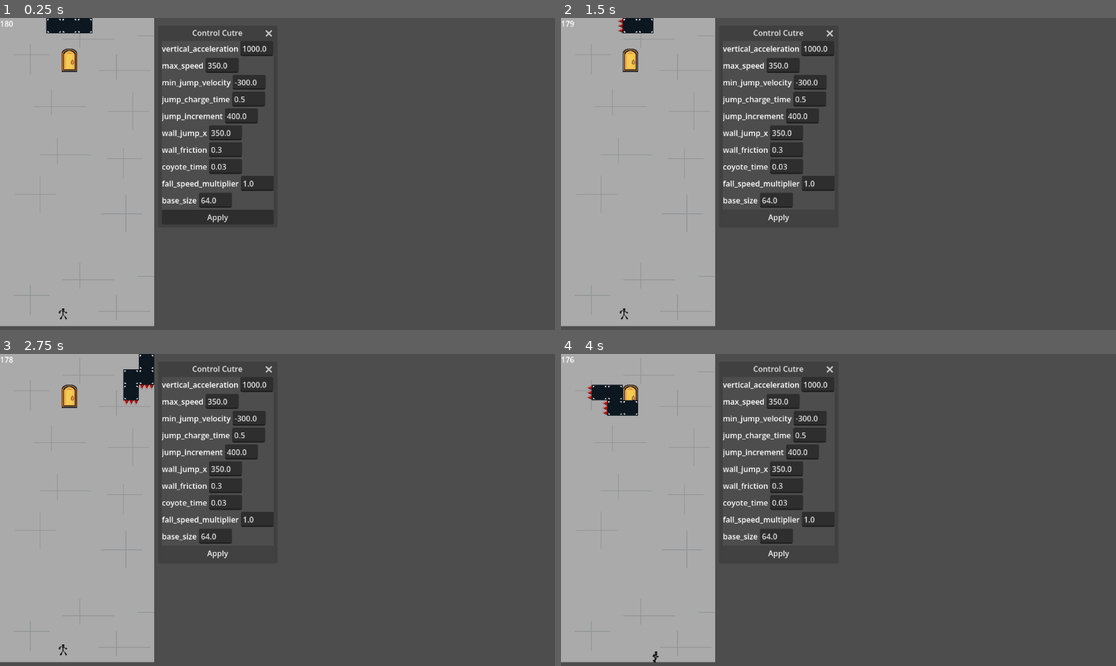
Above: before the commit, frames 1-4 (two rows, left to right).
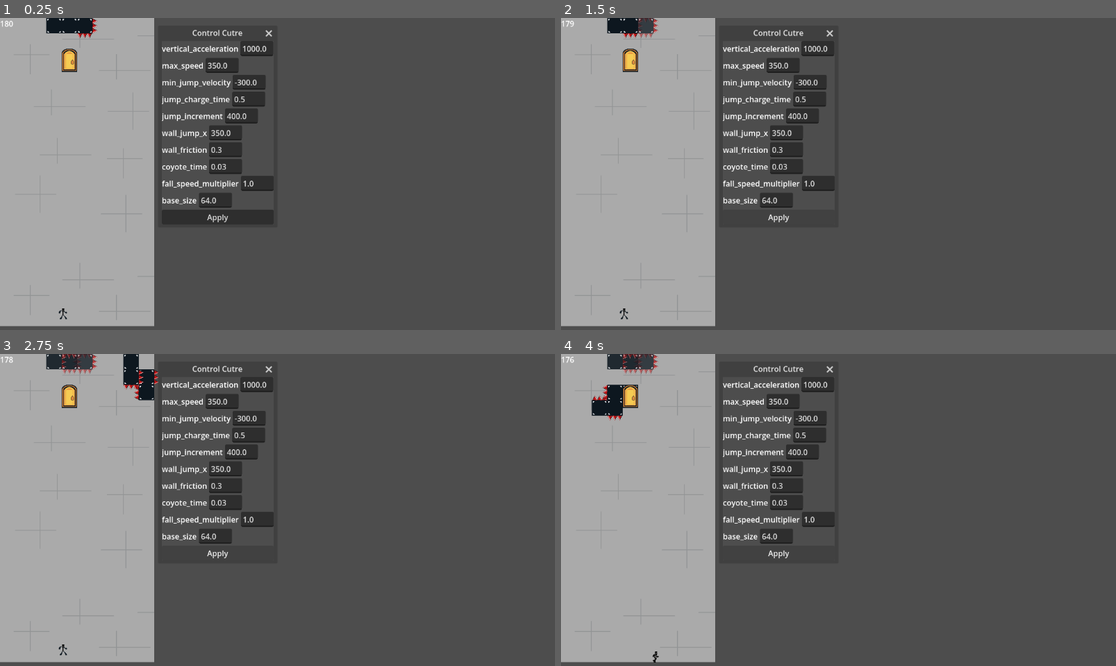
Above: after the commit, the same moments.

Repository: NicoWired/tetrascape
Game: Godot game, scene res://source/main_screens/main/main.tscn
Same seed, same stepped clock (60 frames per second), same inputs: the game is played once before the commit and once after it. The engine's default icon, where the game draws it, is replaced by a stand-in: a white triangle on a blue panel in a dark square.
Inputs:
- Up to frame 1 (0.25 s): no input
- Up to frame 2 (1.5 s): click "Apply" at 0.5 s; tap Enter at 1.25 s; hold D (right) from 1.28 s (still down); tap N (drop) at 1.35 s
- Up to frame 3 (2.75 s): keep holding D (right); tap Space (jump) at 1.52, 2.27 s; tap J (rotate_cc) at 2.1 s
- Up to frame 4 (4 s): tap Space (jump) at 2.75, 3.77 s; release D (right) at 2.78 s; hold A (left) 2.78-3.53 s; tap K (rotate_cw) at 2.85 s; hold D (right) from 3.53 s (still down); tap L (toggle) at 3.6 s

The runs differ from the first frame. In frame 1, less than 0.1% of the frame differs, in the area x 13-18%, y 0-7%; in frame 2, 0.3%; in frame 3, 1.1%, in the area x 8-29%, y 0-17%; in frame 4, 0.9%.
Error after the commit: Assertion failed: You must create the scene using it's 'create(texture)' method (res://source/puzzle/square/piece_square.gd:33)

Commit message:
add ghost piece wip

Diff:
--- a/project.godot
+++ b/project.godot
@@ -88,6 +88,7 @@
 2d_physics/layer_2="Pieces"
 2d_physics/layer_3="Boundaries"
 2d_physics/layer_4="Exit"
+2d_physics/layer_5="Ghost"
 
 [rendering]
 
--- a/source/props/spikes/spikes.gd
+++ b/source/props/spikes/spikes.gd
@@ -25,10 +25,17 @@
 	spike_poly_3.queue_free()
 
 	collision.body_entered.connect(on_body_entered)
+	collision.body_exited.connect(on_body_exited)
 
 func on_body_entered(body) -> void:
 	if body is Player:
 		spikes_body_entered.emit()
+	if body is PieceSquare:
+		modulate = Color(1,1,1,0)
+
+func on_body_exited(body) -> void:
+	if body is PieceSquare:
+		modulate = Color(1,1,1,1)
 
 func enable(enabled: bool) -> void:
 	spike_1.disabled = not enabled
--- a/source/props/spikes/spikes.tscn
+++ b/source/props/spikes/spikes.tscn
@@ -13,12 +13,12 @@
 script = ExtResource("1_e8dxw")
 
 [node name="Sprite" type="Sprite2D" parent="." unique_id=1140869030]
-z_index = 1
 texture = ExtResource("2_3b0lk")
 centered = false
 
 [node name="Collision" type="Area2D" parent="Sprite" unique_id=737456047]
 collision_layer = 2
+collision_mask = 3
 
 [node name="Spike1" type="CollisionShape2D" parent="Sprite/Collision" unique_id=759159651]
 shape = SubResource("ConvexPolygonShape2D_3b0lk")
@@ -34,12 +34,12 @@
 
 [node name="SpikePoly1" type="Polygon2D" parent="." unique_id=1561903950]
 visible = false
-polygon = PackedVector2Array(0, 22, 11, 0, 12, 0, 23, 22, 23, 24, 0, 24)
+polygon = PackedVector2Array(0, 22, 11, 0, 12, 0, 23, 22)
 
 [node name="SpikePoly2" type="Polygon2D" parent="." unique_id=1222181981]
 visible = false
-polygon = PackedVector2Array(24, 24, 24, 22, 35, 0, 36, 0, 47, 22, 47, 24)
+polygon = PackedVector2Array(24, 22, 35, 0, 36, 0, 47, 22)
 
 [node name="SpikePoly3" type="Polygon2D" parent="." unique_id=2052009357]
 visible = false
-polygon = PackedVector2Array(48, 24, 48, 22, 59, 0, 60, 0, 71, 22, 71, 24)
+polygon = PackedVector2Array(48, 22, 59, 0, 60, 0, 71, 22)
--- a/source/puzzle/board/board.gd
+++ b/source/puzzle/board/board.gd
@@ -11,14 +11,11 @@
 var autorepeat_cd: float = REPEAT_RATE
 var current_piece_position: Vector2i = Vector2i(0,0)
 var current_piece: Piece
+var ghost_piece: Piece
 var board_state: Dictionary
 var remaining_gravity_cd: float
 var gravity_multiplier: float = 1
 @onready var squares: Node2D = $Squares
-
-
-func _ready() -> void:
-	initialize()
 
 func _process(delta: float) -> void:
 	if not GlobalStates.toggle:
@@ -125,10 +122,15 @@
 	das_cd = DAS
 	autorepeat_cd = REPEAT_RATE
 	current_piece_position = Vector2i.ZERO
-	current_piece = Piece.new(piece_type)
+	current_piece = Piece.create(piece_type)
 	current_piece.player_entered.connect(func(): player_entered_piece.emit())
 	add_child(current_piece)
 	try_to_move(PIECE_SPAWN_OFFSET)
+
+	ghost_piece = current_piece.duplicate()
+	ghost_piece.ghost()
+	add_child(ghost_piece)
+
 
 func bottom_reached() -> void:
 	for square: PieceSquare in current_piece.squares:
--- a/source/puzzle/piece/piece.gd
+++ b/source/puzzle/piece/piece.gd
@@ -6,14 +6,21 @@
 var piece_res: PieceData
 var current_position: int = 1
 var squares: Array[PieceSquare]
+var is_ghost: bool = false
 
 
-func _init(shape: PieceData.PIECE_SHAPE) -> void:
-	piece_res = PieceData.new(shape)
+static func create(input_shape: PieceData.PIECE_SHAPE) -> Piece:
+	var own_scene = preload("res://source/puzzle/piece/piece.tscn")
+	return own_scene.instantiate().initiate(input_shape)
+
+func initiate(input_shape: PieceData.PIECE_SHAPE) -> Piece:
+	piece_res = PieceData.new(input_shape)
+	return self
 
 func _ready() -> void:
-	piece_res.initialize()
-	create_piece(piece_res.matrix[current_position], Vector2i.ZERO)
+	if not is_ghost:
+		piece_res.initialize()
+		create_piece(piece_res.matrix[current_position], Vector2i.ZERO)
 
 func create_piece(coordinates: Array[Vector2i], board_position: Vector2i) -> void:
 	for coord: Vector2i in coordinates:
@@ -63,3 +70,24 @@
 	for square: PieceSquare in squares:
 		new_coords.append(Vector2i(square.position / GameConfig.TILE_SIZE) + direction)
 	return new_coords
+
+#func ghost() -> Piece:
+	#assert(is_node_ready(), "Can't clone piece before running ready")
+	#var ghost_piece: Piece = Piece.new(piece_res.piece_shape)
+	#ghost_piece.piece_res = piece_res
+	#ghost_piece.is_ghost = true
+	#for square: PieceSquare in squares:
+		#var new_square = PieceSquare.create(piece_res.piece_texture)
+		#new_square.is_ghost = true
+		#new_square.position = square.position
+		#new_square.rng.seed = square.rng.seed
+		#ghost_piece.squares.append(new_square)
+		#new_square.collision_mask = 0
+		#ghost_piece.add_child(new_square)
+	#ghost_piece.modulate = Color(1,1,1,0.5)
+	#return ghost_piece
+
+func ghost() -> void:
+	modulate = Color(1,1,1,0.5)
+	for square: PieceSquare in get_children():
+		square.is_ghost = true
--- a/source/puzzle/piece/piece.tscn
+++ b/source/puzzle/piece/piece.tscn
@@ -2,5 +2,5 @@
 
 [ext_resource type="Script" uid="uid://dvxpdrlqajey7" path="res://source/puzzle/piece/piece.gd" id="1_2fycs"]
 
-[node name="Piece" type="Node2D"]
+[node name="Piece" type="Node2D" unique_id=1776570246]
 script = ExtResource("1_2fycs")
--- a/source/puzzle/square/piece_square.gd
+++ b/source/puzzle/square/piece_square.gd
@@ -7,6 +7,8 @@
 
 var square_texture: Texture2D
 var frames_player_inside: int = -1
+var rng = RandomNumberGenerator.new()
+var is_ghost: bool = false
 
 @onready var collision_shape_2d: CollisionShape2D = $CollisionShape2D
 @onready var square_sprite: Sprite2D = $SquareSprite
@@ -18,12 +20,13 @@
 @onready var spikes_right: Spikes = $Spikes/SpikesRight
 
 
-static func create(input_texture: Texture2D) -> PieceSquare:
+static func create(input_texture: Texture2D, input_rand_seed:int = randi()) -> PieceSquare:
 	var own_scene = preload("res://source/puzzle/square/piece_square.tscn")
-	return own_scene.instantiate().initialize(input_texture)
+	return own_scene.instantiate().initialize(input_texture, input_rand_seed)
 
-func initialize(input_texture: Texture2D) -> PieceSquare:
+func initialize(input_texture: Texture2D, input_rand_seed: int) -> PieceSquare:
 	square_texture = input_texture
+	rng.seed = input_rand_seed
 	return self
 
 func _ready() -> void:
@@ -33,11 +36,22 @@
 	square_sprite.texture = square_texture
 	square_sprite.scale = Vector2(GameConfig.TILE_SIZE,GameConfig.TILE_SIZE) / square_sprite.texture.get_size()
 	spikes.scale = Vector2(GameConfig.TILE_SIZE,GameConfig.TILE_SIZE) / square_sprite.texture.get_size()
-	#scale = Vector2(GameConfig.TILE_SIZE,GameConfig.TILE_SIZE) / square_sprite.texture.get_size()
 
 	var collision_shape_2d_area: CollisionShape2D = collision_shape_2d.duplicate()
 	piece_area.body_entered.connect(on_body_entered)
 	piece_area.add_child(collision_shape_2d_area)
+
+	if is_ghost:
+		piece_area.set_collision_layer_value(5, true)
+		piece_area.set_collision_layer_value(2, false)
+		piece_area.set_collision_mask_value(1, false)
+		piece_area.set_collision_mask_value(2, false)
+		piece_area.set_collision_mask_value(5, true)
+		for spike in spikes.get_children():
+			spike.collision.set_collision_mask_value(1, false)
+			spike.collision.set_collision_mask_value(2, false)
+			spike.collision.set_collision_layer_value(5, true)
+			spike.collision.set_collision_layer_value(2, false)
 
 	enable_spikes()
 
@@ -86,6 +100,6 @@
 func enable_spikes(chance: float = 0.8) -> void:
 	for spike: Spikes in spikes.get_children():
 		spike.spikes_body_entered.connect(func(): player_entered.emit())
-		if randf() > chance:
+		if rng.randf() > chance:
 			spike.enable(true)
 #endregion
--- a/source/puzzle/square/piece_square.tscn
+++ b/source/puzzle/square/piece_square.tscn
@@ -32,7 +32,6 @@
 rotation = 1.5707964
 
 [node name="SquareSprite" type="Sprite2D" parent="." unique_id=912601951]
-z_index = 2
 texture = ExtResource("2_vnpuh")
 centered = false
 
Not shown: 1 places in source/props/exit_door/exit_door.tscn that only renumber resources
